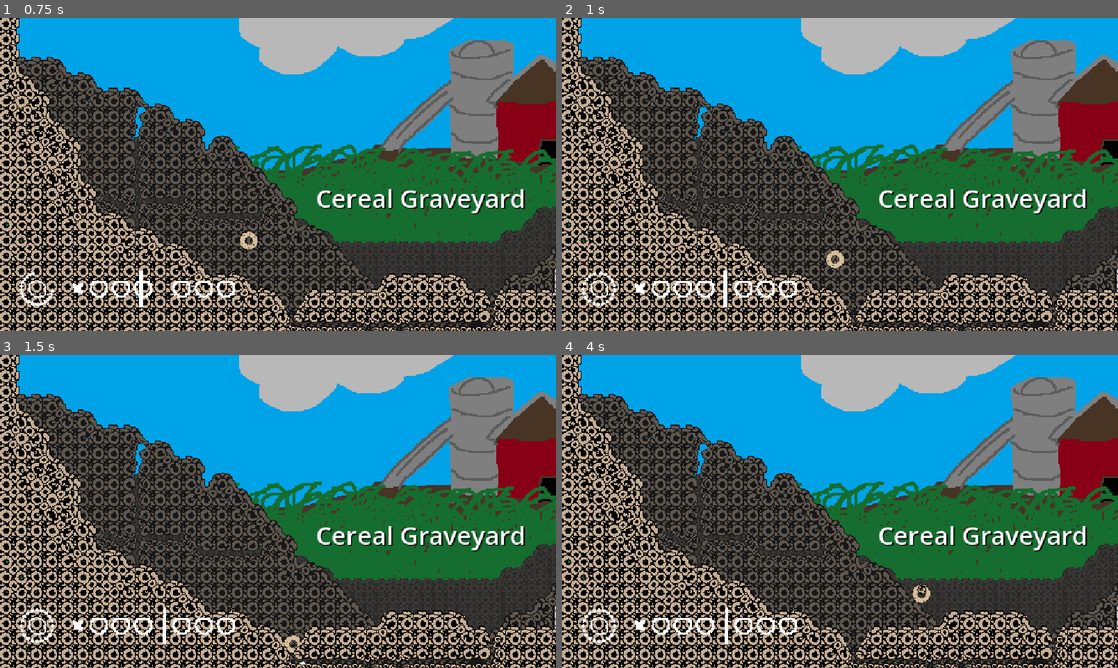
Above: before the commit, frames 1-4 (two rows, left to right).
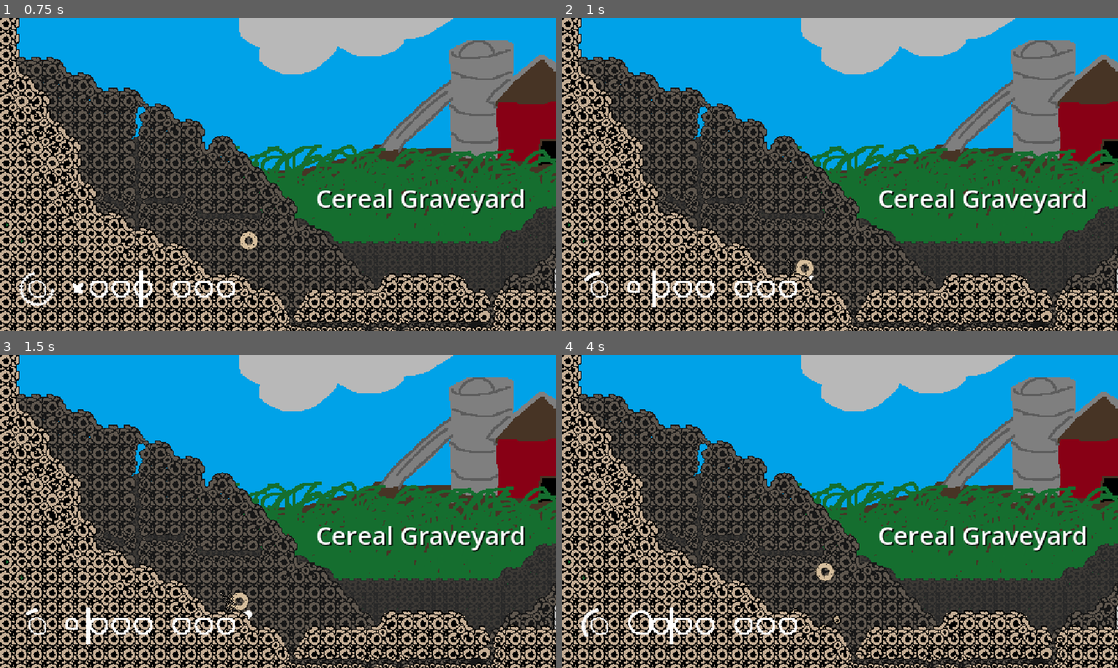
Above: after the commit, the same moments.

Repository: Roboticy3/GMTK2025
Game: Godot game, scene res://levels/test.tscn
Same seed, same stepped clock (60 frames per second), same inputs: the game is played once before the commit and once after it.
Inputs:
- Up to frame 1 (0.75 s): tap Enter (ui_accept) at 0.5 s; hold Right (ui_right) from 0.53 s (still down); tap Shift (grab) at 0.6 s
- Up to frame 2 (1 s): keep holding Right (ui_right); tap Enter (ui_accept) at 0.77 s; tap Delete at 0.8 s
- Up to frame 3 (1.5 s): keep holding Right (ui_right); tap Delete at 1.35 s
- Up to frame 4 (4 s): tap Enter (ui_accept) at 1.52, 3.02, 3.77 s; tap Shift (grab) at 1.55, 2.1, 3.05 s; release Right (ui_right) at 2.03 s; hold Left (ui_left) 2.03-2.78 s; tap Delete at 2.3, 3.6 s; hold Right (ui_right) from 2.78 s (still down); tap X (throw) at 2.85 s

Frame 1 is identical in both runs. In frame 2, 0.6% of the frame differs, in the area x 3-55%, y 73-100%; in frame 3, 0.7%; in frame 4, 0.7%, in the area x 3-67%, y 66-100%.

Commit message:
save clear menu

Diff:
--- a/game_manager.gd
+++ b/game_manager.gd
@@ -80,7 +80,7 @@
 	get_tree().change_scene_to_packed(START)
 
 	# Wait until current_scene changes
-	while get_tree().current_scene == old_scene:
+	while get_tree().current_scene == old_scene or !get_tree().current_scene:
 		await get_tree().process_frame
 
 	spawn_player()
@@ -91,6 +91,7 @@
 
 	load_profiles()
 
+	if reset: world_profile.all_deregister()
 	world_profile.all_reload(get_tree())
 
 	add_child(cycle_timer)
@@ -141,7 +142,22 @@
 #endregion
 
 #region debug
+var reset = false
+
+func profile_reset():
+	reset = true
+	profile = PlayerProfile.new()
+	world_profile = WorldProfile.new()
+	save_profiles()
+	start()
+	reset = false
+
 func _input(event: InputEvent) -> void:
+
+	if event is InputEventKey and event.is_pressed():
+		if event.keycode == KEY_DELETE:
+			profile_reset()
+
 	if OS.has_feature("editor") and event is InputEventKey and event.is_pressed():
 		if event.keycode == KEY_1:
 			profile.current_food = profile.max_food
--- a/items/spooear/spooear_profile.tres
+++ b/items/spooear/spooear_profile.tres
@@ -5,5 +5,5 @@
 [resource]
 script = ExtResource("1_4e768")
 spawners = Dictionary[NodePath, int]({})
-age_probabilities = [0.1, 0.1, 0.1, 0.1, 0.1, 0.1, 1.0]
+age_probabilities = [1.0, 0.01, 0.1, 1.0]
 metadata/_custom_type_script = "uid://uwu5h7oj401a"
--- a/progress/pickable_profile.gd
+++ b/progress/pickable_profile.gd
@@ -59,3 +59,6 @@
 		if spawners.get(spawner) == 1:
 			s.spawn()
 			spawners[spawner] = 0
+
+func spawn_deregister():
+	spawners = {}
--- a/progress/world_profile.gd
+++ b/progress/world_profile.gd
@@ -48,3 +48,7 @@
 	loose_reload(tree, &"Loose")
 	fruit_data.spawn_cycle(tree, &"FruitBranch")
 	spooear_data.spawn_cycle(tree, &"SpooearSpawner")
+
+func all_deregister():
+	fruit_data.spawn_deregister()
+	spooear_data.spawn_deregister()
